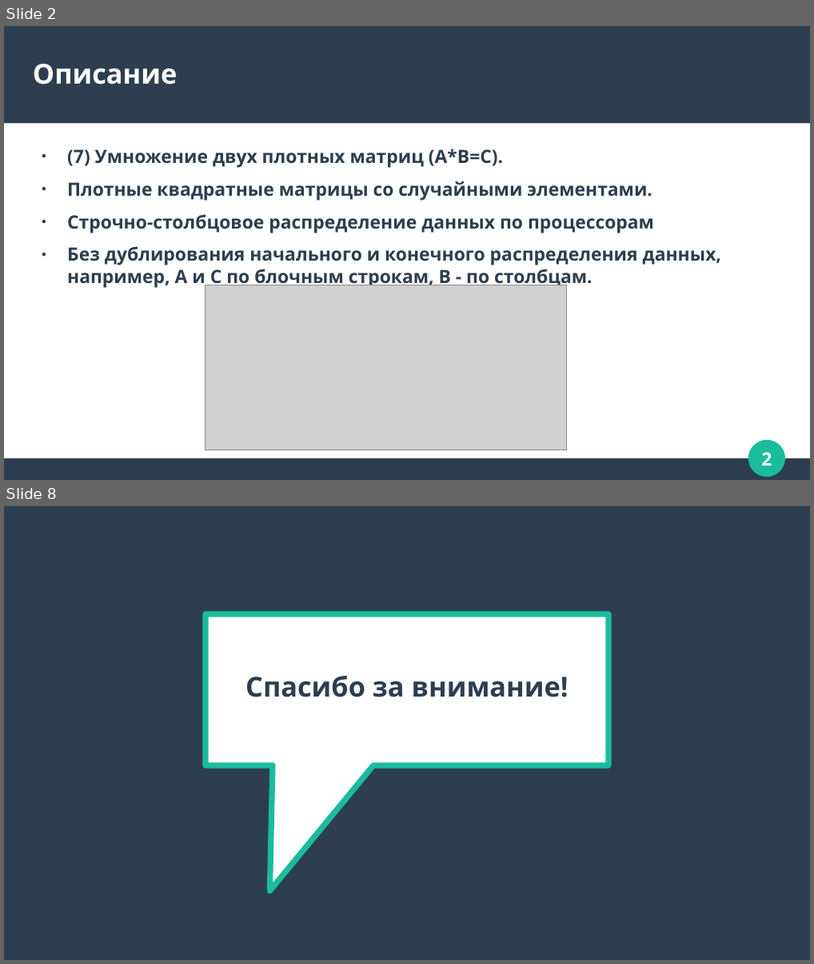
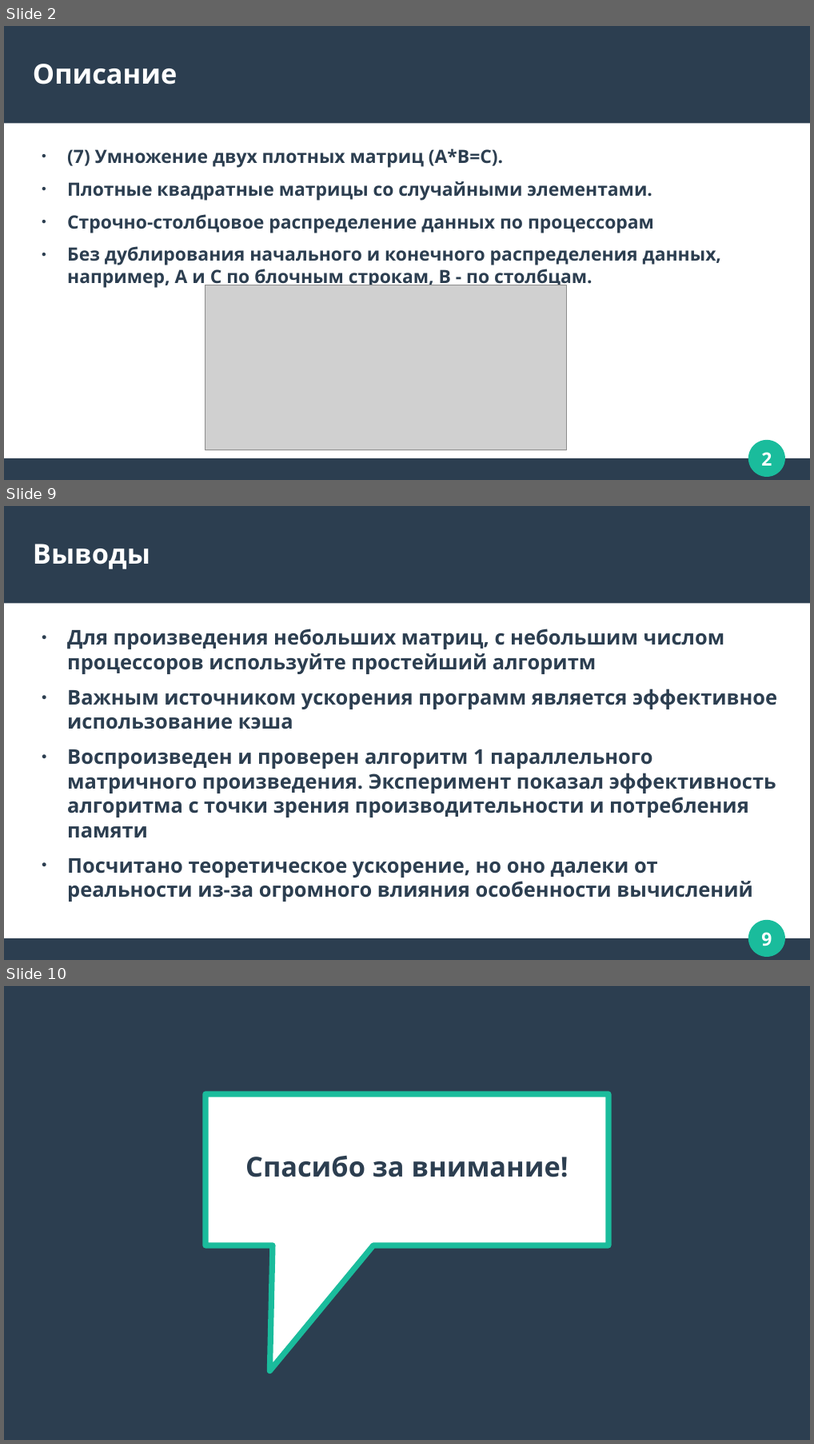
Before and after one commit to ArtKomarov/ParallelMatrixMul, a slide deck: MatrixMul.odp. Shown one above the other, each under a label of ours: slides 2 and 8 before the commit, slides 2, 9 and 10 after it; the slides between them are not shown. The pictures are 814x964 and 814x1444 pixels, drawn with LibreOffice and Linux fonts; fonts in the diff are those of the drawing; grey boxes stand for pictures. Boxes give left, top, right and bottom in pixels: in the first picture for what was removed or moved away, otherwise in the second. Text is boxed around its words. In the diff, an @@ line names an element or a change of style, - is before the commit and + after.

```diff
--- a/MatrixMul.odp
+++ b/MatrixMul.odp
@@ slide 9 added at [4, 506, 810, 960], background #FFFFFF; not listed: 4 template elements that a slide beside it also shows @@
@@ title added at [33, 544, 150, 569], 27 pt, text #FFFFFF, bold @@
+Выводы
@@ text added at [67, 628, 778, 901], 20 pt, text #2C3E50, bold @@
+● Для произведения небольших матриц, с небольшим числом процессоров используйте простейший алгоритм
+● Важным источником ускорения программ является эффективное использование кэша
+● Воспроизведен и проверен алгоритм 1 параллельного матричного произведения. Эксперимент показал эффективность алгоритма с точки зрения производительности и потребления памяти
+● Посчитано теоретическое ускорение, но оно далеки от реальности из-за огромного влияния особенности вычислений
@@ what was slide 8 is now slide 10 @@
```
Also in this commit, not shown: 6 other slides added, 5 slides removed, 3 other files.
